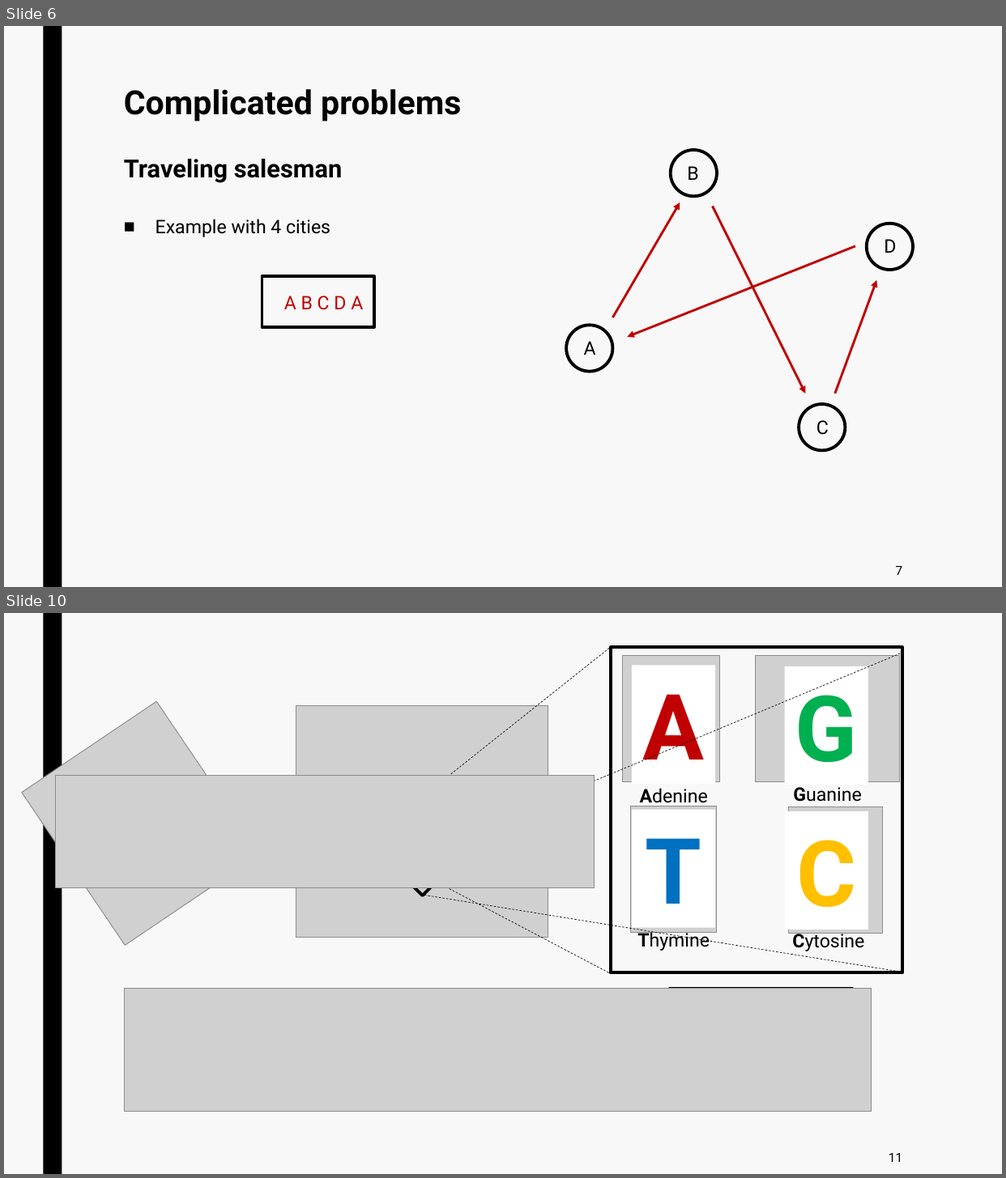
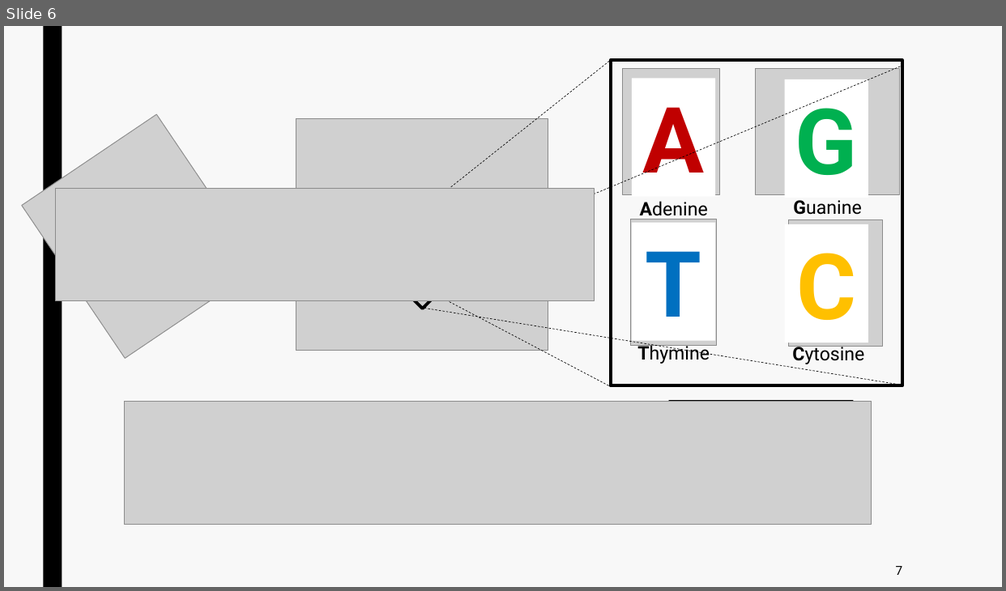
Before and after one commit to jurtasun/presentations, a slide deck: 202306_CRG_Postdoc/230623_GRG_Postdoc.ppt. Shown one above the other, each under a label of ours: slides 6 and 10 before the commit, slide 6 after it; the slides between them are not shown. The pictures are 1006x1178 and 1006x591 pixels, drawn with LibreOffice and Linux fonts; fonts in the diff are those of the drawing; grey boxes stand for pictures. Boxes give left, top, right and bottom in pixels: in the first picture for what was removed or moved away, otherwise in the second. Text is boxed around its words. In the diff, an @@ line names an element or a change of style, - is before the commit and + after.

```diff
--- a/202306_CRG_Postdoc/230623_GRG_Postdoc.ppt
+++ b/202306_CRG_Postdoc/230623_GRG_Postdoc.ppt
@@ slide 6 removed at (4,26,1002,587), background #F8F8F8; not listed: 1 template element that a slide beside it also shows @@
@@ title removed at (124,89,461,183) @@
-Complicated problems
-Traveling salesman
@@ ellipse removed at (671,150,717,197) @@
@@ text removed at (687,166,698,180) @@
-B
@@ text removed at (155,219,330,237) @@
-■ Example with 4 cities
@@ arrow removed from (612, 318) to (680, 203) @@
@@ arrow removed from (713, 207) to (806, 394) @@
@@ ellipse removed at (867,224,913,270) @@
@@ text removed at (884,239,896,253) @@
-D
@@ arrow removed from (855, 246) to (628, 337) @@
@@ rectangle removed at (262,277,374,327) @@
@@ arrow removed from (835, 394) to (877, 280) @@
@@ text removed at (284,296,363,310) @@
-A B C D A
@@ ellipse removed at (566,326,612,372) @@
@@ text removed at (584,341,596,355) @@
-A
@@ ellipse removed at (799,404,846,450) @@
@@ text removed at (816,420,829,435) @@
-C
@@ page number removed at (896,566,903,575) @@
-7
@@ what was slide 10 is now slide 6 @@
@@ page number at (896,566,903,575): text changed @@
-11
+7
```
Also in this commit, not shown: 3 slides changed, 13 slides added, 12 other slides removed, 3 other files.
